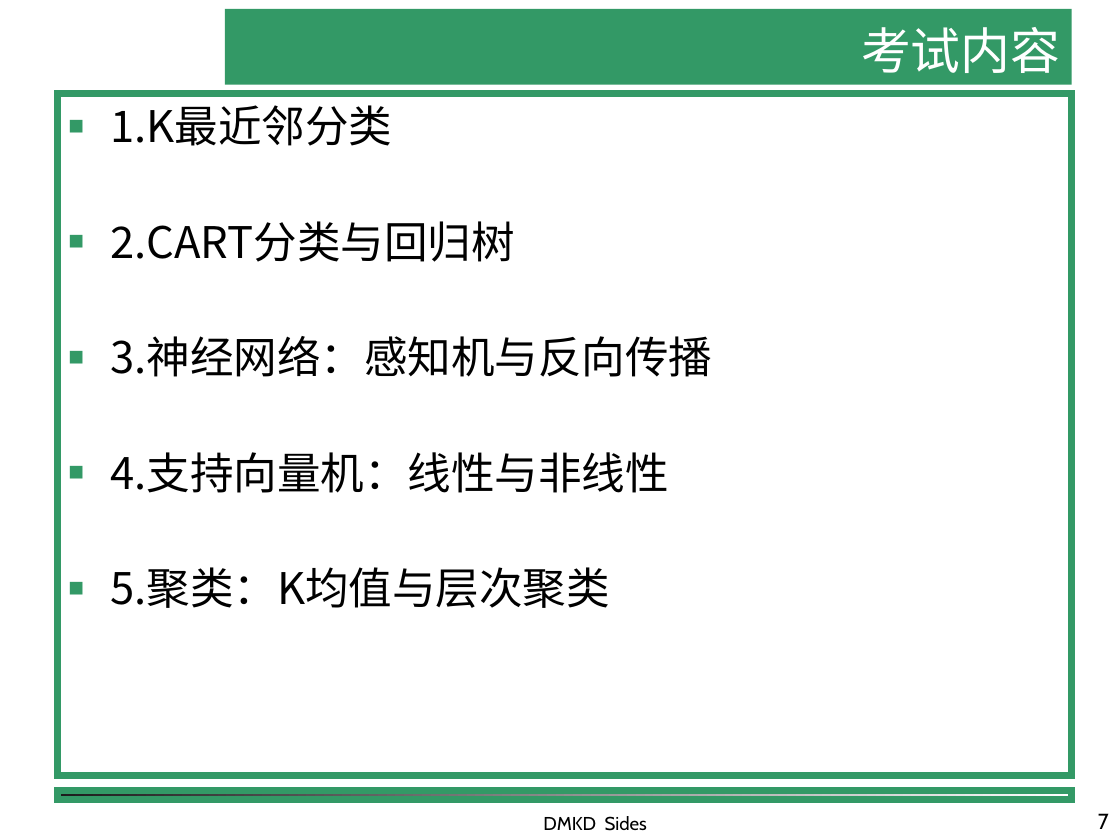
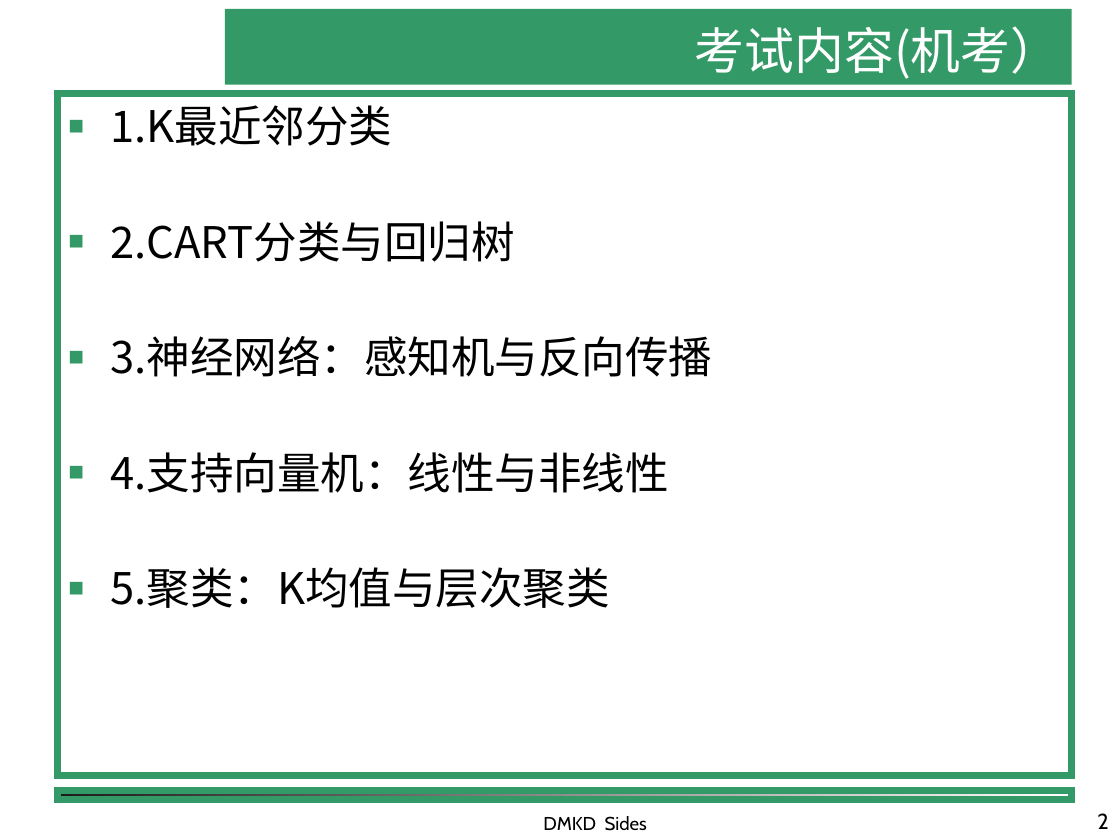
Before and after one commit to shfkuang/shfkuang.github.io, a slide deck: slide 2 of dm2019/fuxi.ppt (slide 7 before the commit). Drawn at 1120x840 pixels with LibreOffice and Linux fonts; fonts in the diff are those of the drawing; background and template pictures are left out. Boxes give left, top, right and bottom in pixels: in the first picture for what was removed or moved away, otherwise in the second. Text is boxed around its words. In the diff, an @@ line names an element or a change of style, - is before the commit and + after.

```diff
--- a/dm2019/fuxi.ppt
+++ b/dm2019/fuxi.ppt
@@ title at box(695, 26, 1061, 79): text changed @@
-考试内容
+考试内容(机考）
@@ page number at box(1097, 813, 1108, 829): text changed @@
-7
+2
```
Also in this commit, not shown: 1 other slide changed, 42 slides added, 4 other files.
